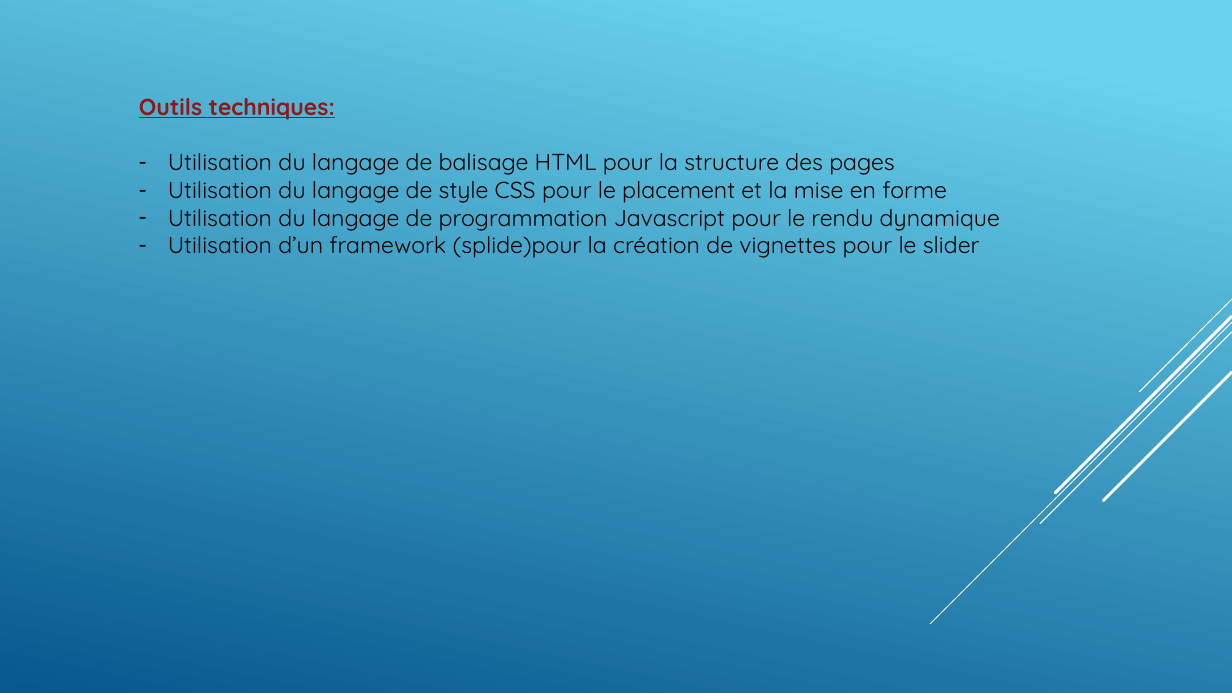
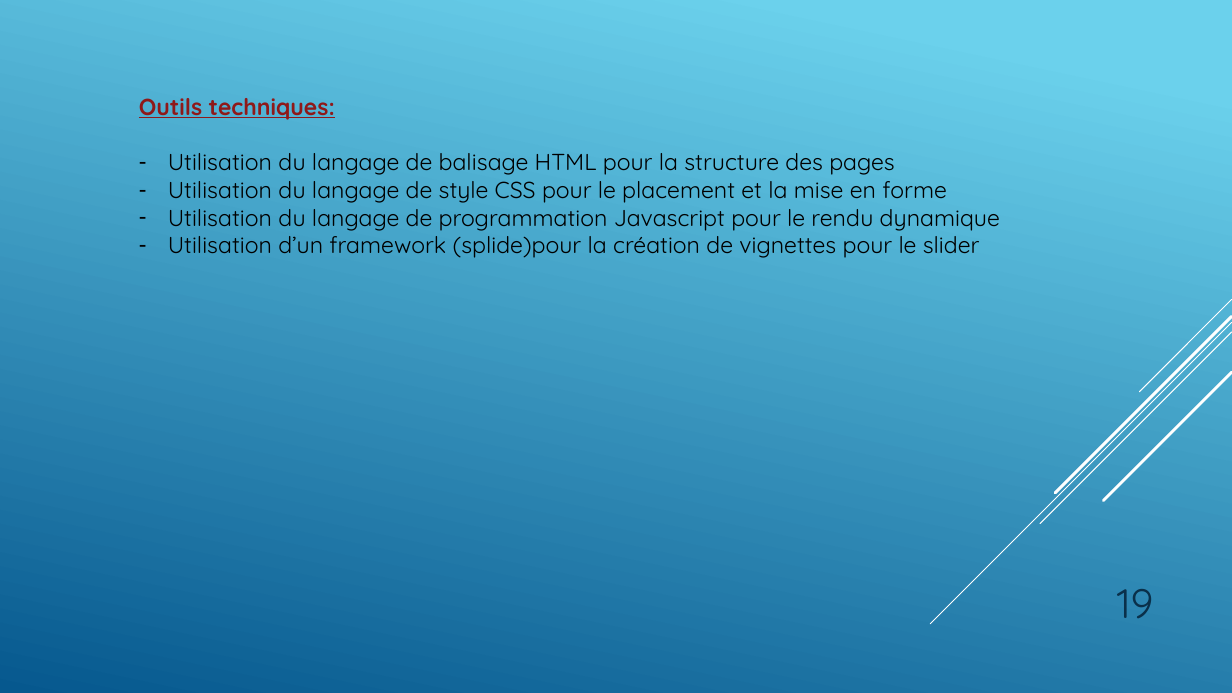
Before and after one commit to GillesP-dev/FilRouge, a slide deck: slide 19 of CDC/L_artiste.pptx. Drawn at 1232x693 pixels with LibreOffice and Linux fonts; fonts in the diff are those of the drawing. Boxes give left, top, right and bottom in pixels: in the first picture for what was removed or moved away, otherwise in the second. Text is boxed around its words. In the diff, an @@ line names an element or a change of style, - is before the commit and + after.

```diff
--- a/CDC/L_artiste.pptx
+++ b/CDC/L_artiste.pptx
@@ page number added at (1117,589,1153,618), 32 pt, text #0A304A @@
+19
```
Also in this commit, not shown: 23 other slides changed, 2 other files.
